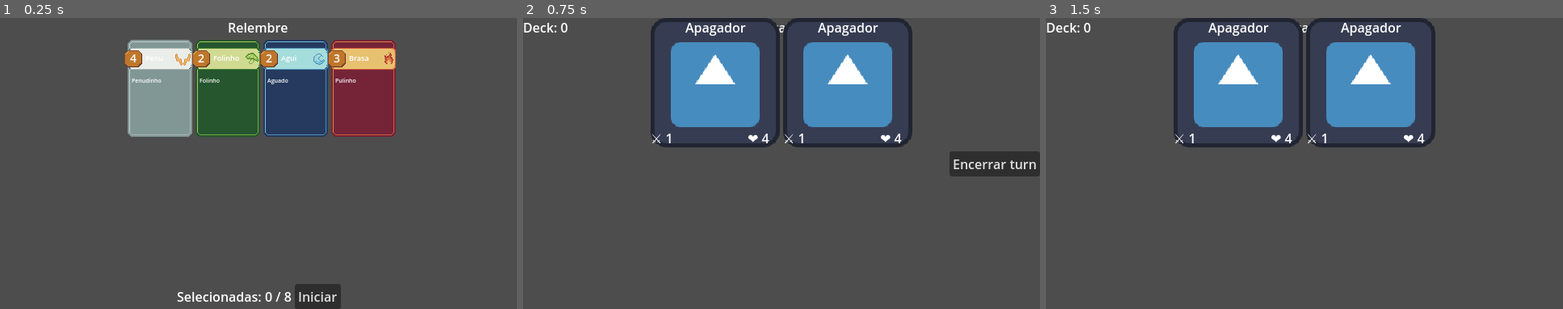
Above: before the commit, frames 1-3 (left to right).
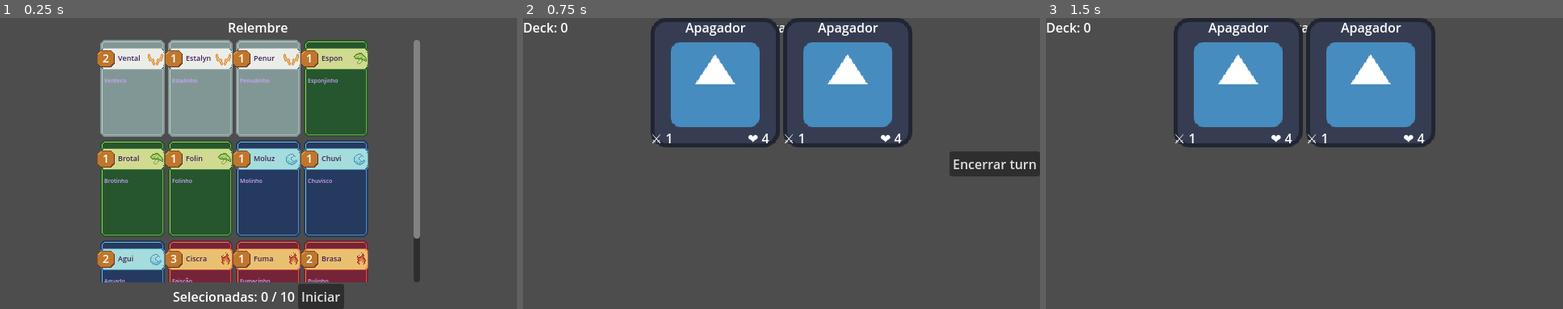
Above: after the commit, the same moments.

Repository: JonathanGoveira/CardGameTemplateGodot
Game: Godot game, scene res://scenes/pre_run_deck_selector.tscn
The game is run twice, just before and just after one commit, with the same random seed, the same clock (stepped at 60 frames per second) and the same inputs. The engine's default icon, where the game draws it, is replaced by a stand-in: a white triangle on a blue panel in a dark square.
Inputs:
- Up to frame 1 (0.25 s): no input
- Up to frame 2 (0.75 s): click "Iniciar" at 0.5 s
- Up to frame 3 (1.5 s): click "Encerrar turn" at 1.25 s

The runs differ from the first frame. In frame 1, 41% of the frame differs, in the area x 18-82%, y 7-100%; in frame 2, nothing differs; in frame 3, nothing differs.

Commit message:
created more cards datas

Diff:
--- a/cardgametemplate/data/cards/firi/pulinho_card_data.tres
+++ b/cardgametemplate/data/cards/firi/brasa_data.tres
@@ -14,7 +14,7 @@
 nome = "Brasa"
 reino = "Firi"
 especie = "Pulinho"
-dano_base = 3
-descricao_dom = "Se for a primeira carta jogada no turno, ganha +1 de dano."
+dano_base = 2
+descricao_dom = ""
 dom = SubResource("Resource_chkxl")
 metadata/_custom_type_script = "uid://1crh8aj4cmt3"
--- /dev/null
+++ b/cardgametemplate/data/cards/firi/ciscra_data.tres
@@ -0,0 +1,20 @@
+[gd_resource type="Resource" script_class="CardData" load_steps=5 format=3 uid="uid://darjmnih7jvqr"]
+
+[ext_resource type="Script" uid="uid://dfv4llsl86v8q" path="res://scripts/cards/effects/lumestral/krav_effect.gd" id="1_0obr7"]
+[ext_resource type="Texture2D" uid="uid://8fae1hn3xobh" path="res://assets/lumestral.png" id="2_filw6"]
+[ext_resource type="Script" uid="uid://1crh8aj4cmt3" path="res://scripts/cards/card_data.gd" id="3_y5tf3"]
+
+[sub_resource type="Resource" id="Resource_chkxl"]
+script = ExtResource("1_0obr7")
+metadata/_custom_type_script = "uid://dfv4llsl86v8q"
+
+[resource]
+script = ExtResource("3_y5tf3")
+imagem_carta = ExtResource("2_filw6")
+nome = "Ciscra"
+reino = "Firi"
+especie = "Faiscão"
+dano_base = 3
+descricao_dom = ""
+dom = SubResource("Resource_chkxl")
+metadata/_custom_type_script = "uid://1crh8aj4cmt3"
--- /dev/null
+++ b/cardgametemplate/data/cards/firi/fumasso_data.tres
@@ -0,0 +1,20 @@
+[gd_resource type="Resource" script_class="CardData" load_steps=5 format=3 uid="uid://cx3nmfvoyxew7"]
+
+[ext_resource type="Script" uid="uid://dfv4llsl86v8q" path="res://scripts/cards/effects/lumestral/krav_effect.gd" id="1_fw3ui"]
+[ext_resource type="Texture2D" uid="uid://8fae1hn3xobh" path="res://assets/lumestral.png" id="2_bi02q"]
+[ext_resource type="Script" uid="uid://1crh8aj4cmt3" path="res://scripts/cards/card_data.gd" id="3_whdmt"]
+
+[sub_resource type="Resource" id="Resource_chkxl"]
+script = ExtResource("1_fw3ui")
+metadata/_custom_type_script = "uid://dfv4llsl86v8q"
+
+[resource]
+script = ExtResource("3_whdmt")
+imagem_carta = ExtResource("2_bi02q")
+nome = "Fuma"
+reino = "Firi"
+especie = "Fumacinho"
+dano_base = 1
+descricao_dom = ""
+dom = SubResource("Resource_chkxl")
+metadata/_custom_type_script = "uid://1crh8aj4cmt3"
--- /dev/null
+++ b/cardgametemplate/data/cards/gluba/chuvi_data.tres
@@ -0,0 +1,20 @@
+[gd_resource type="Resource" script_class="CardData" load_steps=5 format=3 uid="uid://b5vu513a3gp1q"]
+
+[ext_resource type="Script" uid="uid://c1jaekvepxu27" path="res://scripts/cards/effects/nymara/gluba_effect.gd" id="1_52c8r"]
+[ext_resource type="Texture2D" uid="uid://c3h3qtftgxxjj" path="res://assets/nymara.png" id="2_e24f1"]
+[ext_resource type="Script" uid="uid://1crh8aj4cmt3" path="res://scripts/cards/card_data.gd" id="3_vcu8i"]
+
+[sub_resource type="Resource" id="Resource_vbjv7"]
+script = ExtResource("1_52c8r")
+metadata/_custom_type_script = "uid://c1jaekvepxu27"
+
+[resource]
+script = ExtResource("3_vcu8i")
+imagem_carta = ExtResource("2_e24f1")
+nome = "Chuvi"
+reino = "Gluba"
+especie = "Chuvisco"
+dano_base = 1
+descricao_dom = ""
+dom = SubResource("Resource_vbjv7")
+metadata/_custom_type_script = "uid://1crh8aj4cmt3"
--- /dev/null
+++ b/cardgametemplate/data/cards/gluba/moluz_data.tres
@@ -0,0 +1,20 @@
+[gd_resource type="Resource" script_class="CardData" load_steps=5 format=3 uid="uid://8ssfhqwbvhjw"]
+
+[ext_resource type="Script" uid="uid://c1jaekvepxu27" path="res://scripts/cards/effects/nymara/gluba_effect.gd" id="1_worvx"]
+[ext_resource type="Texture2D" uid="uid://c3h3qtftgxxjj" path="res://assets/nymara.png" id="2_hwtq5"]
+[ext_resource type="Script" uid="uid://1crh8aj4cmt3" path="res://scripts/cards/card_data.gd" id="3_h4bc3"]
+
+[sub_resource type="Resource" id="Resource_vbjv7"]
+script = ExtResource("1_worvx")
+metadata/_custom_type_script = "uid://c1jaekvepxu27"
+
+[resource]
+script = ExtResource("3_h4bc3")
+imagem_carta = ExtResource("2_hwtq5")
+nome = "Moluz"
+reino = "Gluba"
+especie = "Molinho"
+dano_base = 1
+descricao_dom = ""
+dom = SubResource("Resource_vbjv7")
+metadata/_custom_type_script = "uid://1crh8aj4cmt3"
--- /dev/null
+++ b/cardgametemplate/data/cards/penuva/estalyn_data.tres
@@ -0,0 +1,14 @@
+[gd_resource type="Resource" script_class="CardData" load_steps=3 format=3 uid="uid://chqsdn41xy8ie"]
+
+[ext_resource type="Texture2D" uid="uid://cptc6lofd6j4w" path="res://assets/aerelis.png" id="1_gy1x4"]
+[ext_resource type="Script" uid="uid://1crh8aj4cmt3" path="res://scripts/cards/card_data.gd" id="2_da2dp"]
+
+[resource]
+script = ExtResource("2_da2dp")
+imagem_carta = ExtResource("1_gy1x4")
+nome = "Estalyn"
+reino = "Penuva"
+especie = "Estalinho"
+dano_base = 1
+descricao_dom = ""
+metadata/_custom_type_script = "uid://1crh8aj4cmt3"
--- a/cardgametemplate/data/cards/penuva/penudinho_card_data.tres
+++ /dev/null
@@ -1,14 +0,0 @@
-[gd_resource type="Resource" script_class="CardData" load_steps=3 format=3 uid="uid://dfh03sg6oh3qk"]
-
-[ext_resource type="Texture2D" uid="uid://cptc6lofd6j4w" path="res://assets/aerelis.png" id="1_6545m"]
-[ext_resource type="Script" uid="uid://1crh8aj4cmt3" path="res://scripts/cards/card_data.gd" id="1_onkx7"]
-
-[resource]
-script = ExtResource("1_onkx7")
-imagem_carta = ExtResource("1_6545m")
-nome = "Penu"
-reino = "Penuva"
-especie = "Penudinho"
-dano_base = 4
-descricao_dom = "Após atacar, retorna ao topo do deck ao final do turno."
-metadata/_custom_type_script = "uid://1crh8aj4cmt3"
--- /dev/null
+++ b/cardgametemplate/data/cards/penuva/penur_data.tres
@@ -0,0 +1,14 @@
+[gd_resource type="Resource" script_class="CardData" load_steps=3 format=3 uid="uid://dfh03sg6oh3qk"]
+
+[ext_resource type="Texture2D" uid="uid://cptc6lofd6j4w" path="res://assets/aerelis.png" id="1_6de5o"]
+[ext_resource type="Script" uid="uid://1crh8aj4cmt3" path="res://scripts/cards/card_data.gd" id="2_m8hm3"]
+
+[resource]
+script = ExtResource("2_m8hm3")
+imagem_carta = ExtResource("1_6de5o")
+nome = "Penur"
+reino = "Penuva"
+especie = "Penudinho"
+dano_base = 1
+descricao_dom = ""
+metadata/_custom_type_script = "uid://1crh8aj4cmt3"
--- /dev/null
+++ b/cardgametemplate/data/cards/penuva/vental_data.tres
@@ -0,0 +1,14 @@
+[gd_resource type="Resource" script_class="CardData" load_steps=3 format=3 uid="uid://bu3gxt8mlcq81"]
+
+[ext_resource type="Texture2D" uid="uid://cptc6lofd6j4w" path="res://assets/aerelis.png" id="1_ymdcq"]
+[ext_resource type="Script" uid="uid://1crh8aj4cmt3" path="res://scripts/cards/card_data.gd" id="2_olyau"]
+
+[resource]
+script = ExtResource("2_olyau")
+imagem_carta = ExtResource("1_ymdcq")
+nome = "Vental"
+reino = "Penuva"
+especie = "Venteco"
+dano_base = 2
+descricao_dom = ""
+metadata/_custom_type_script = "uid://1crh8aj4cmt3"
--- /dev/null
+++ b/cardgametemplate/data/cards/trufi/brotal_data.tres
@@ -0,0 +1,20 @@
+[gd_resource type="Resource" script_class="CardData" load_steps=5 format=3 uid="uid://mn1v4pt0h2h0"]
+
+[ext_resource type="Script" uid="uid://qyjq6d6bddgl" path="res://scripts/cards/effects/drelvara/muvu_effect.gd" id="1_n1e2m"]
+[ext_resource type="Texture2D" uid="uid://crdew7cv1q25w" path="res://assets/drelvara.png" id="2_g46qu"]
+[ext_resource type="Script" uid="uid://1crh8aj4cmt3" path="res://scripts/cards/card_data.gd" id="3_qmikp"]
+
+[sub_resource type="Resource" id="Resource_ctrdq"]
+script = ExtResource("1_n1e2m")
+metadata/_custom_type_script = "uid://qyjq6d6bddgl"
+
+[resource]
+script = ExtResource("3_qmikp")
+imagem_carta = ExtResource("2_g46qu")
+nome = "Brotal"
+reino = "Trufi"
+especie = "Brotinho"
+dano_base = 1
+descricao_dom = "Se sacrifica para te proteger."
+dom = SubResource("Resource_ctrdq")
+metadata/_custom_type_script = "uid://1crh8aj4cmt3"
--- /dev/null
+++ b/cardgametemplate/data/cards/trufi/espon_data.tres
@@ -0,0 +1,20 @@
+[gd_resource type="Resource" script_class="CardData" load_steps=5 format=3 uid="uid://qnyxinl4acnn"]
+
+[ext_resource type="Script" uid="uid://qyjq6d6bddgl" path="res://scripts/cards/effects/drelvara/muvu_effect.gd" id="1_4nyjl"]
+[ext_resource type="Texture2D" uid="uid://crdew7cv1q25w" path="res://assets/drelvara.png" id="2_lyk4y"]
+[ext_resource type="Script" uid="uid://1crh8aj4cmt3" path="res://scripts/cards/card_data.gd" id="3_bym06"]
+
+[sub_resource type="Resource" id="Resource_ctrdq"]
+script = ExtResource("1_4nyjl")
+metadata/_custom_type_script = "uid://qyjq6d6bddgl"
+
+[resource]
+script = ExtResource("3_bym06")
+imagem_carta = ExtResource("2_lyk4y")
+nome = "Espon"
+reino = "Trufi"
+especie = "Esponjinho"
+dano_base = 1
+descricao_dom = "Se sacrifica para te proteger."
+dom = SubResource("Resource_ctrdq")
+metadata/_custom_type_script = "uid://1crh8aj4cmt3"
--- /dev/null
+++ b/cardgametemplate/data/cards/trufi/folin_data.tres
@@ -0,0 +1,20 @@
+[gd_resource type="Resource" script_class="CardData" load_steps=5 format=3 uid="uid://d21nvole0t8r5"]
+
+[ext_resource type="Script" uid="uid://qyjq6d6bddgl" path="res://scripts/cards/effects/drelvara/muvu_effect.gd" id="1_bjx6h"]
+[ext_resource type="Texture2D" uid="uid://crdew7cv1q25w" path="res://assets/drelvara.png" id="2_px58f"]
+[ext_resource type="Script" uid="uid://1crh8aj4cmt3" path="res://scripts/cards/card_data.gd" id="3_ywqh6"]
+
+[sub_resource type="Resource" id="Resource_ctrdq"]
+script = ExtResource("1_bjx6h")
+metadata/_custom_type_script = "uid://qyjq6d6bddgl"
+
+[resource]
+script = ExtResource("3_ywqh6")
+imagem_carta = ExtResource("2_px58f")
+nome = "Folin"
+reino = "Trufi"
+especie = "Folinho"
+dano_base = 1
+descricao_dom = "Se sacrifica para te proteger."
+dom = SubResource("Resource_ctrdq")
+metadata/_custom_type_script = "uid://1crh8aj4cmt3"
--- a/cardgametemplate/data/cards/trufi/folinho_card_data.tres
+++ /dev/null
@@ -1,20 +0,0 @@
-[gd_resource type="Resource" script_class="CardData" load_steps=5 format=3 uid="uid://d21nvole0t8r5"]
-
-[ext_resource type="Script" uid="uid://1crh8aj4cmt3" path="res://scripts/cards/card_data.gd" id="1_6v6mk"]
-[ext_resource type="Script" uid="uid://qyjq6d6bddgl" path="res://scripts/cards/effects/drelvara/muvu_effect.gd" id="1_tpkk5"]
-[ext_resource type="Texture2D" uid="uid://crdew7cv1q25w" path="res://assets/drelvara.png" id="2_ddwhf"]
-
-[sub_resource type="Resource" id="Resource_ctrdq"]
-script = ExtResource("1_tpkk5")
-metadata/_custom_type_script = "uid://qyjq6d6bddgl"
-
-[resource]
-script = ExtResource("1_6v6mk")
-imagem_carta = ExtResource("2_ddwhf")
-nome = "Folinho"
-reino = "Trufi"
-especie = "Folinho"
-dano_base = 2
-descricao_dom = "Se sacrifica para te proteger."
-dom = SubResource("Resource_ctrdq")
-metadata/_custom_type_script = "uid://1crh8aj4cmt3"
--- a/cardgametemplate/scenes/cards/card_base.tscn
+++ b/cardgametemplate/scenes/cards/card_base.tscn
@@ -4,8 +4,7 @@
 
 [sub_resource type="LabelSettings" id="LabelSettings_vvmxj"]
 font_size = 10
-outline_size = 1
-outline_color = Color(0, 0, 0, 1)
+font_color = Color(0.254902, 0.121569, 0.345098, 1)
 
 [sub_resource type="LabelSettings" id="LabelSettings_sf5il"]
 outline_size = 1
@@ -13,7 +12,7 @@
 
 [sub_resource type="LabelSettings" id="LabelSettings_uh4ib"]
 font_size = 7
-outline_size = 1
+font_color = Color(0.454902, 0.266667, 0.690196, 1)
 outline_color = Color(0, 0, 0, 1)
 
 [node name="CardBase" type="Control"]
--- a/cardgametemplate/scenes/cards/card_selectable.tscn
+++ b/cardgametemplate/scenes/cards/card_selectable.tscn
@@ -4,6 +4,7 @@
 
 [sub_resource type="LabelSettings" id="LabelSettings_qed0t"]
 font_size = 9
+font_color = Color(0.256503, 0.121573, 0.345669, 1)
 
 [sub_resource type="LabelSettings" id="LabelSettings_l1gix"]
 font_size = 14
@@ -14,6 +15,7 @@
 line_spacing = 1.0
 paragraph_spacing = 1.0
 font_size = 7
+font_color = Color(0.800458, 0.653204, 0.992393, 1)
 
 [node name="CardSelectable" type="Control"]
 custom_minimum_size = Vector2(80, 120)
--- a/cardgametemplate/scenes/pre_run_deck_selector.tscn
+++ b/cardgametemplate/scenes/pre_run_deck_selector.tscn
@@ -12,10 +12,11 @@
 grow_horizontal = 2
 grow_vertical = 2
 script = ExtResource("1_fvrhc")
-grade_container_path = NodePath("PainelPrincipal/GradeCartas")
+grade_container_path = NodePath("PainelPrincipal/ScrollContainer/GradeCartas")
 carta_selectable_scene = ExtResource("2_divfe")
 label_contador_path = NodePath("LinhaInferior/CartasSelecionadas")
 botao_iniciar_path = NodePath("LinhaInferior/Start")
+max_cartas_selecionadas = 10
 path_data = "res://data/cards/"
 
 [node name="PainelPrincipal" type="VBoxContainer" parent="."]
@@ -33,7 +34,13 @@
 size_flags_horizontal = 4
 text = "Relembre"
 
-[node name="GradeCartas" type="GridContainer" parent="PainelPrincipal"]
+[node name="ScrollContainer" type="ScrollContainer" parent="PainelPrincipal"]
+custom_minimum_size = Vector2(400, 300)
+layout_mode = 2
+size_flags_vertical = 3
+metadata/_edit_use_anchors_ = true
+
+[node name="GradeCartas" type="GridContainer" parent="PainelPrincipal/ScrollContainer"]
 layout_mode = 2
 columns = 4
 
Renamed: cardgametemplate/data/cards/gluba/aguado_card_data.tres -> cardgametemplate/data/cards/gluba/agui_data.tres
